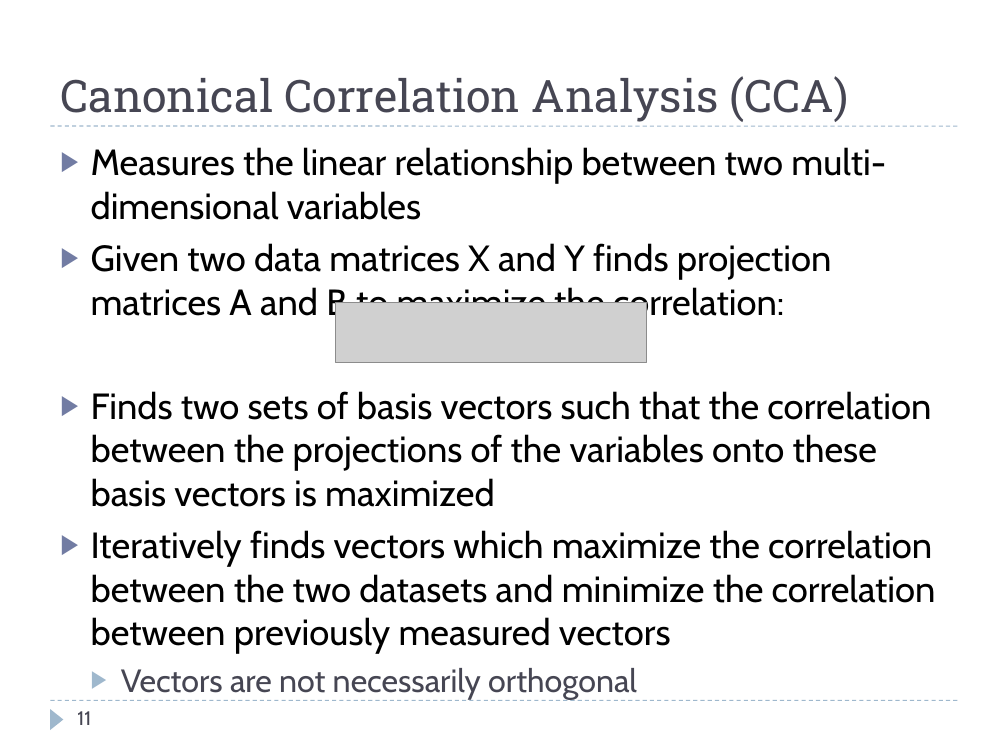
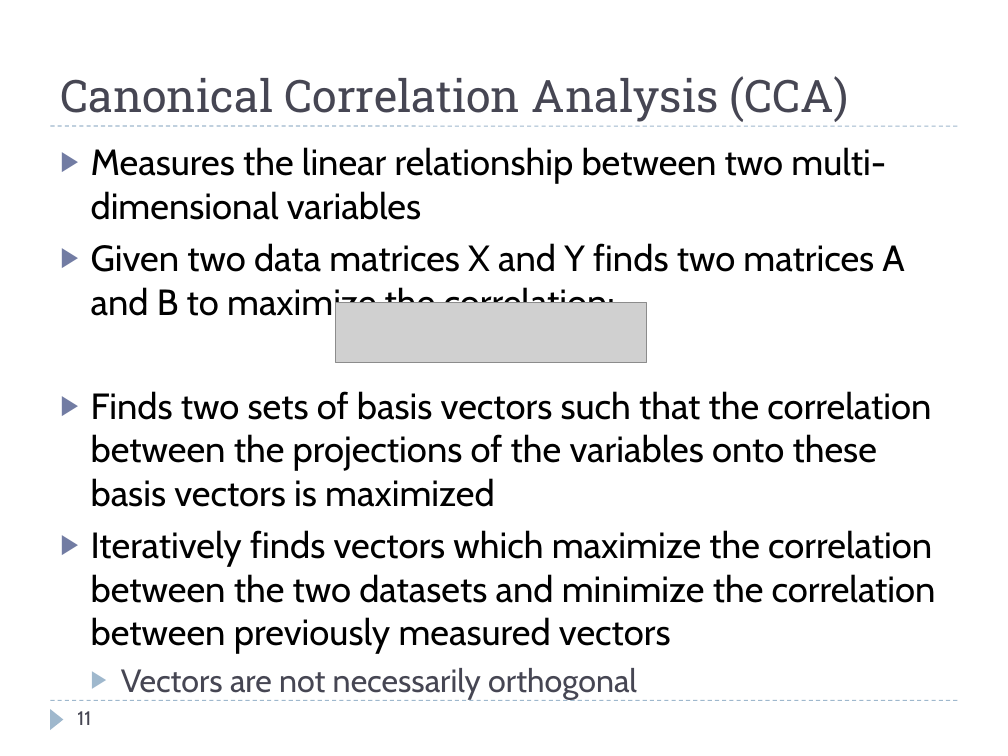
Before and after one commit to rspeyer/rzs-thesis, a slide deck: slide 11 of thesis-defense.pptx. Drawn at 1008x756 pixels with LibreOffice and Linux fonts; fonts in the diff are those of the drawing; grey boxes stand for pictures. Boxes give left, top, right and bottom in pixels: in the first picture for what was removed or moved away, otherwise in the second. Text is boxed around its words. In the diff, an @@ line names an element or a change of style, - is before the commit and + after.

```diff
--- a/thesis-defense.pptx
+++ b/thesis-defense.pptx
@@ text at bbox=[91, 243, 904, 323]: text changed @@
-▶ Given two data matrices X and Y finds projection matrices A and B to maximize the correlation:
+▶ Given two data matrices X and Y finds two matrices A and B to maximize the correlation:
```
Also in this commit, not shown: 3 other slides changed.
